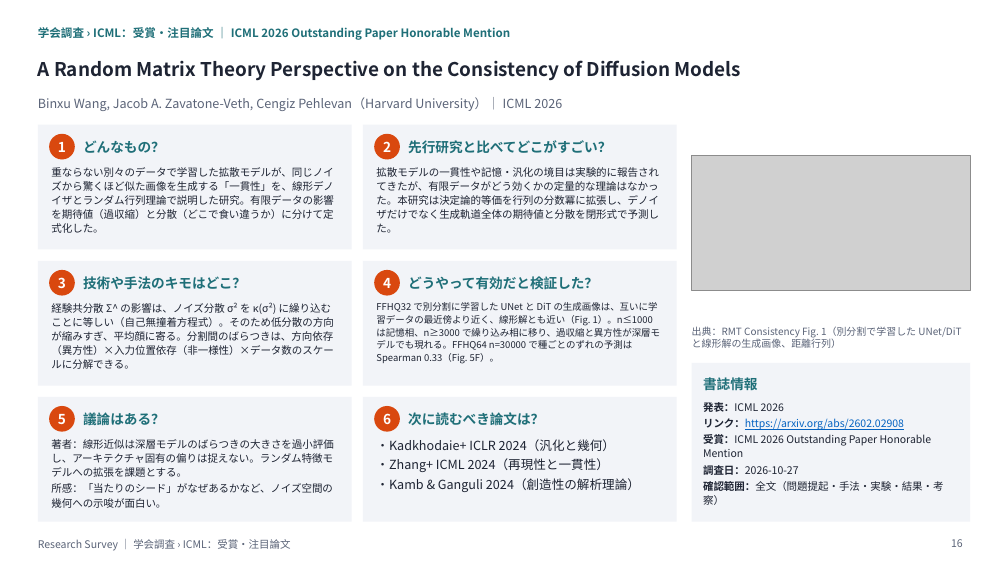
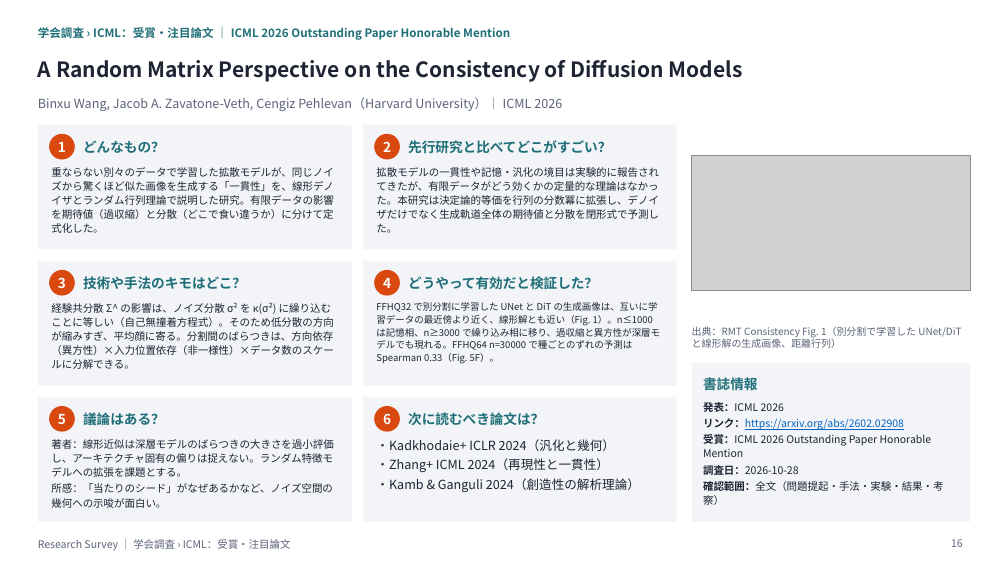
Before and after one commit to create-alt/researches, a slide deck: slide 16 of icml/icml.pptx. Drawn at 1008x567 pixels with LibreOffice and Linux fonts; fonts in the diff are those of the drawing; grey boxes stand for pictures. Boxes give left, top, right and bottom in pixels: in the first picture for what was removed or moved away, otherwise in the second. Text is boxed around its words. In the diff, an @@ line names an element or a change of style, - is before the commit and + after.

```diff
--- a/icml/icml.pptx
+++ b/icml/icml.pptx
@@ text at bbox=[38, 60, 743, 82]: text changed; size 18 to 20 pt @@
-A Random Matrix Theory Perspective on the Consistency of Diffusion Models
+A Random Matrix Perspective on the Consistency of Diffusion Models
@@ text at bbox=[703, 465, 799, 475]: text changed @@
-調査日：2026-10-27
+調査日：2026-10-28
```
Also in this commit, not shown: 14 other slides changed, 8 slides added, 27 other files.
